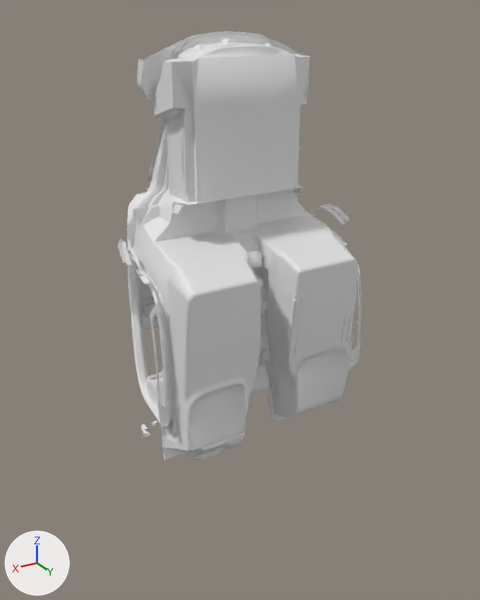
A saved change to the OBJ model Toyota Supra Gr extra part/detailed_interior.obj.
One viewpoint serves both versions: a 50 mm lens placed at (22.3, 30.5, 21.6), pointed at (-0.9, -8.2, 2.3). The lights are fixed; the arrows at lower left show +X, +Y and +Z. Where no turn or scale is listed for an object, it has been applied to the vertices.

Objects in the first picture: 'Interior.001'.
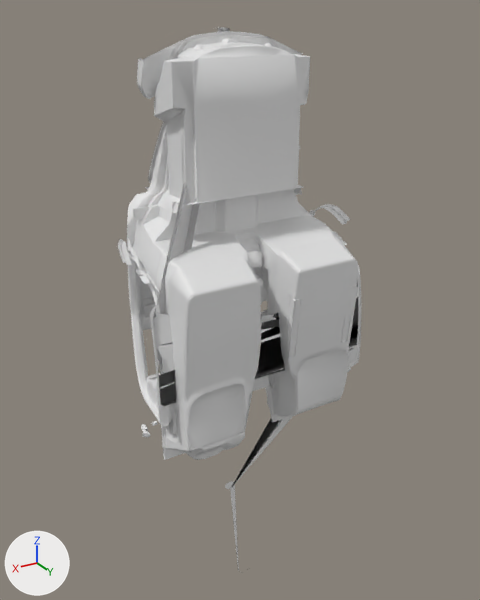
Patch to the scene script:
```diff
--- a/Toyota Supra Gr extra part/detailed_interior.obj.py
+++ b/Toyota Supra Gr extra part/detailed_interior.obj.py
@@ me_badge_001 @@
+me_badge_001.from_pydata(...)  # 328 vertices, 327 faces; spans x -8.0..8.0, y -9.2..-3.1, z -21.7..20.8
@@ ob_badge_001 @@
+ob_badge_001 = bpy.data.objects.new('Badge.001', me_badge_001)
+ob_badge_001.location = (0.0, 0.0, 0.0)
```

Where the change shows, as pixel boxes (x1, y1, x2, y2) in the pictures (480 x 600 px):
'Badge.001', added
    after: (153, 27, 358, 572)
